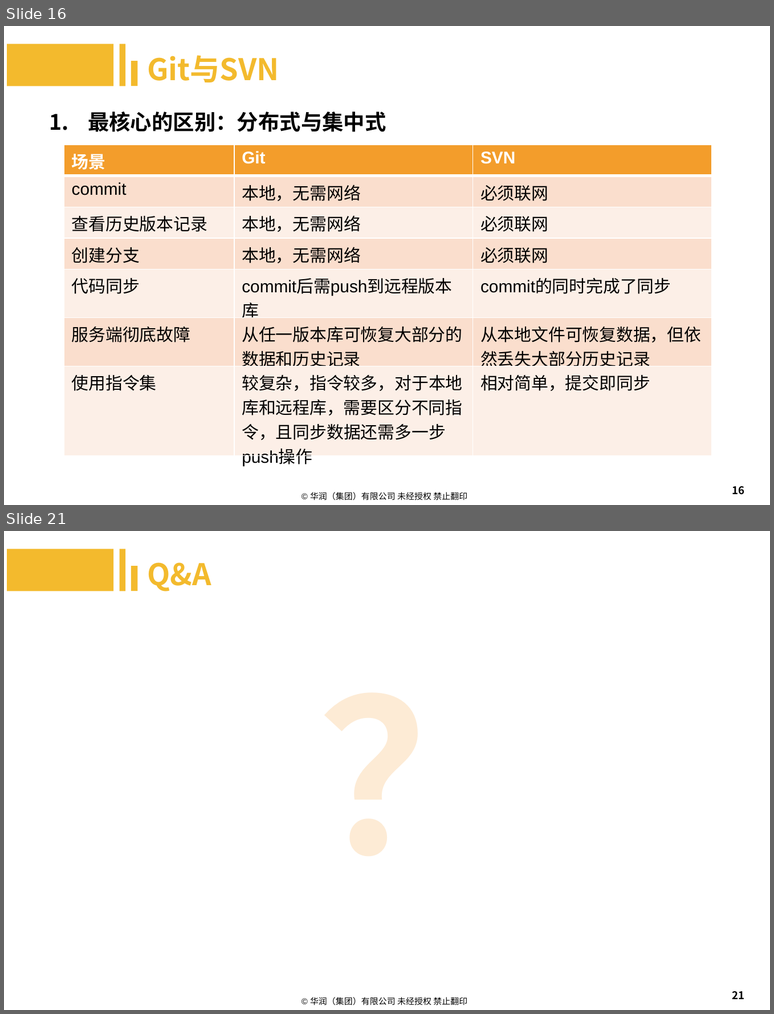
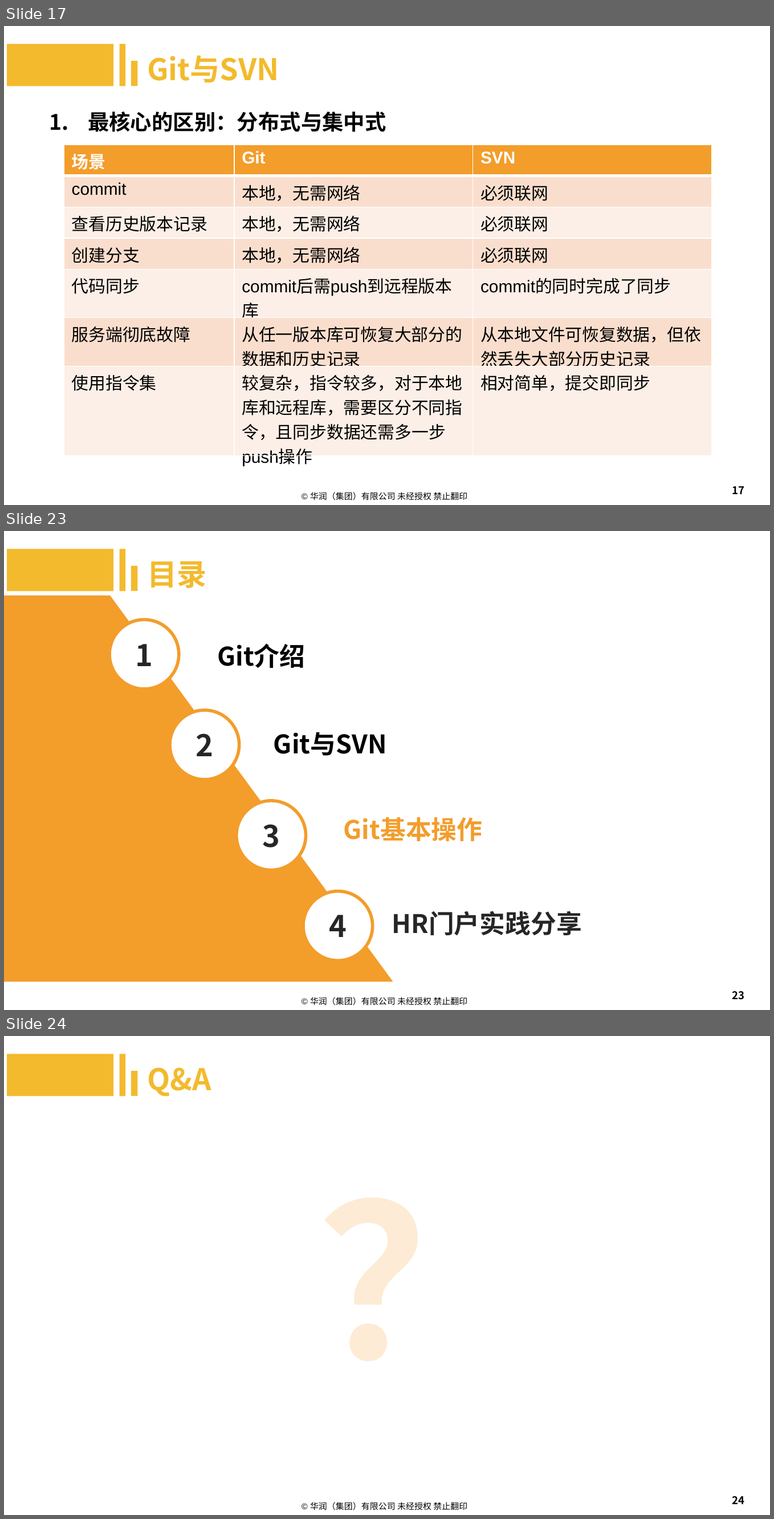
Before and after one commit to machenzhao/git-present, a slide deck: Git.pptx. Shown one above the other, each under a label of ours: slides 16 and 21 before the commit, slides 17, 23 and 24 after it; the slides between them are not shown. The pictures are 774x1014 and 774x1519 pixels, drawn with LibreOffice and Linux fonts; fonts in the diff are those of the drawing; background and template pictures are left out. Boxes give left, top, right and bottom in pixels: in the first picture for what was removed or moved away, otherwise in the second. Text is boxed around its words. In the diff, an @@ line names an element or a change of style, - is before the commit and + after.

```diff
--- a/Git.pptx
+++ b/Git.pptx
@@ slide 23 added at (4, 531, 770, 1010), background #FFFFFF; not listed: 1 template element that a slide beside it also shows @@
@@ rectangle added at (7, 549, 113, 591), fill #F3BA2D @@
@@ rectangle added at (120, 549, 126, 591), fill #F3BA2D @@
@@ text added at (147, 561, 206, 588), 28 pt, text #F3BA2D, bold @@
+目录
@@ rectangle added at (131, 566, 138, 591), fill #F3BA2D @@
@@ freeform shape added at (4, 595, 393, 981), fill #F39D2B @@
@@ ellipse added at (109, 620, 180, 689), fill #FFFFFF, outline #F39D2B 3 pt @@
@@ text added at (136, 644, 153, 666), 28 pt, text #262626, bold @@
+1
@@ text added at (217, 643, 305, 668), 24 pt, text #000000, bold @@
+Git介绍
@@ ellipse added at (170, 710, 240, 780), fill #FFFFFF, outline #F39D2B 3 pt @@
@@ text added at (196, 733, 213, 756), 28 pt, text #262626, bold @@
+2
@@ text added at (274, 732, 387, 756), 24 pt, text #000000, bold @@
+Git与SVN
@@ ellipse added at (236, 801, 306, 870), fill #FFFFFF, outline #F39D2B 3 pt @@
@@ text added at (344, 817, 483, 841), 24 pt, text #F39D2B, bold @@
+Git基本操作
@@ text added at (262, 824, 280, 847), 28 pt, text #262626, bold @@
+3
@@ ellipse added at (304, 891, 373, 961), fill #FFFFFF, outline #F39D2B 3 pt @@
@@ text added at (329, 915, 347, 937), 28 pt, text #262626, bold @@
+4
@@ text added at (392, 911, 582, 935), 24 pt, text #262626, bold @@
+HR门户实践分享
@@ page number added at (732, 991, 744, 1000), 10 pt, text #000000 @@
+23
@@ what was slide 16 is now slide 17 @@
@@ page number at (732, 486, 744, 494): text changed @@
-16
+17
@@ what was slide 21 is now slide 24 @@
@@ page number at (732, 1496, 744, 1504): text changed @@
-21
+24
```
Also in this commit, not shown: 9 slides changed, 3 other slides added, 1 slide removed.
